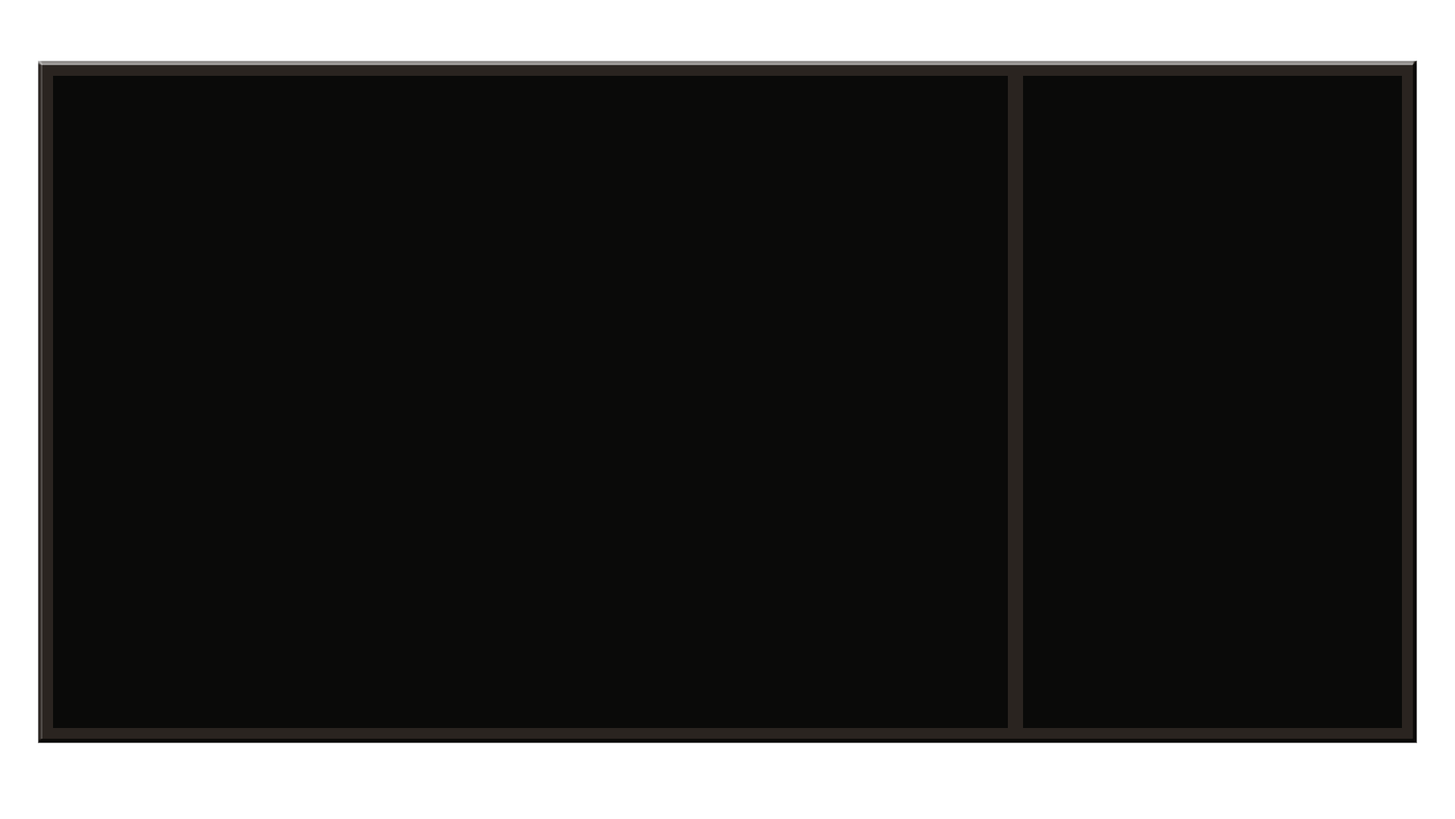
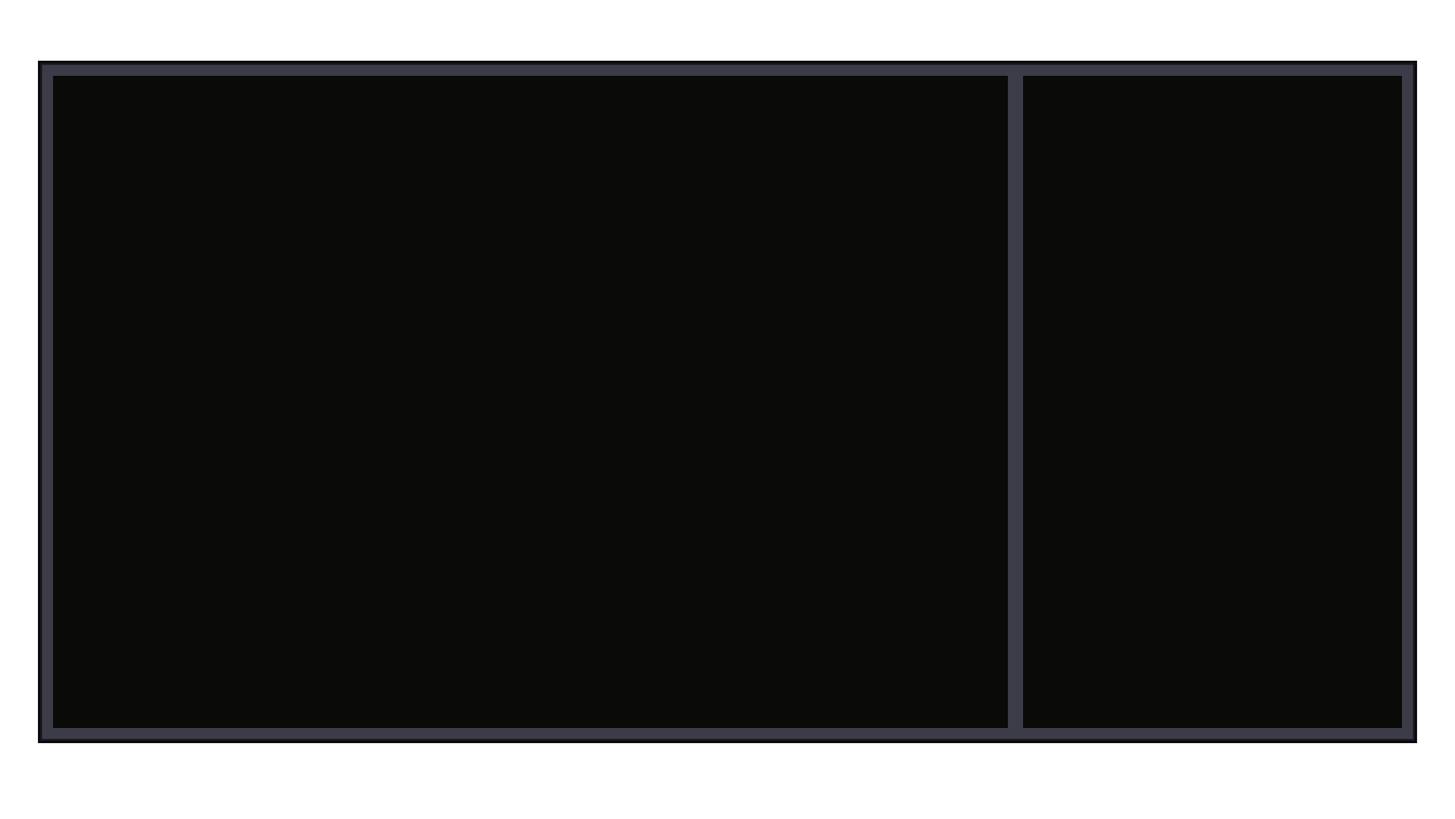
Layer changes from the first (1455, 819) image to the second:
added layer "Calque 14" above "Calque 15" over 37, 60, 1418, 743
added layer "Calque 15" above "Calque 16" over 37, 60, 1418, 743
added layer "Calque 16" (83%) above "Groupe 1" over 37, 60, 1418, 743
hid group "Groupe 1" (1 layers) over 37, 60, 1418, 743
